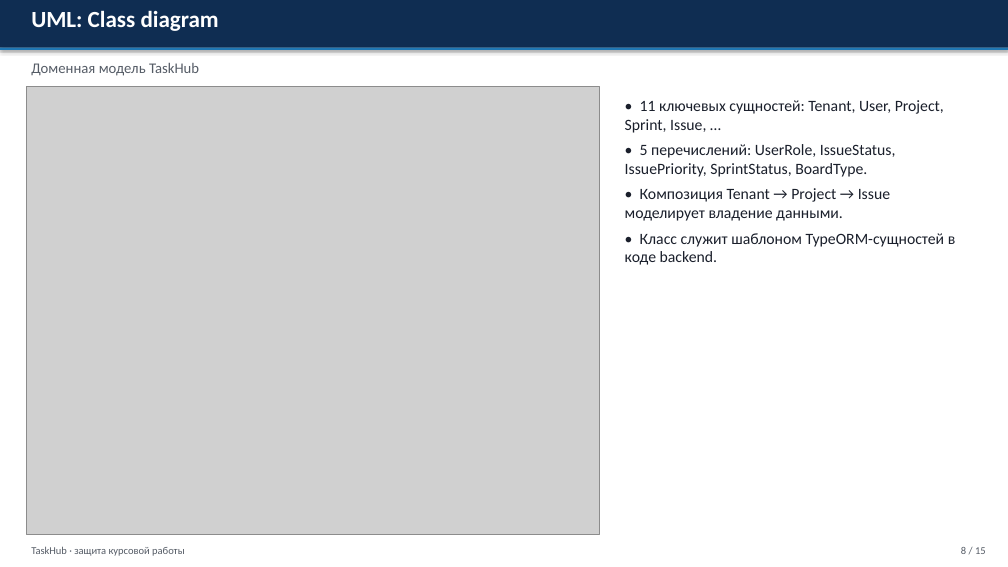
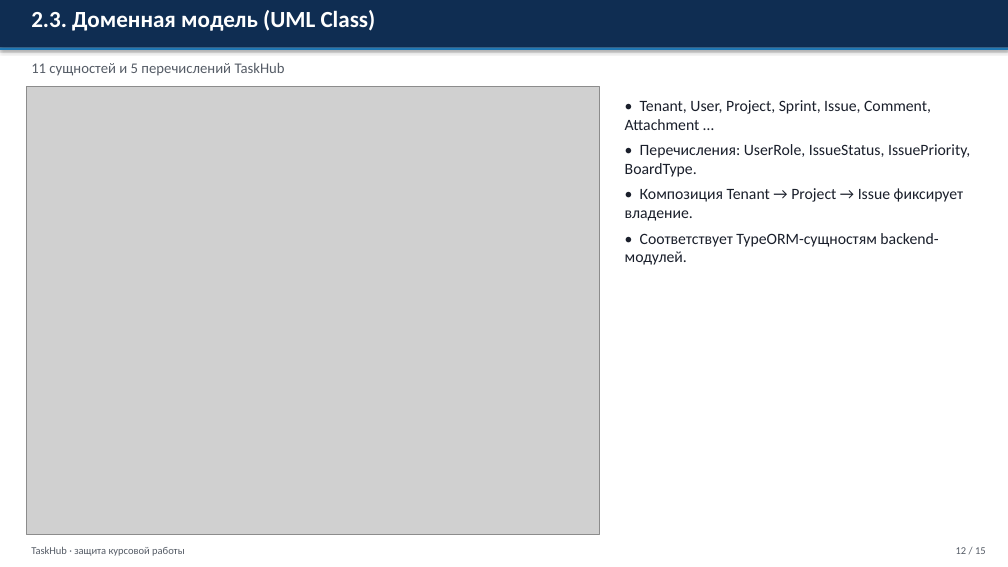
Before and after one commit to adenivi321-bot/jira1, a slide deck: slide 12 of docs/coursework/Презентация_TaskHub.pptx (slide 8 before the commit). Drawn at 1008x567 pixels with LibreOffice and Linux fonts; fonts in the diff are those of the drawing; grey boxes stand for pictures. Boxes give left, top, right and bottom in pixels: in the first picture for what was removed or moved away, otherwise in the second. Text is boxed around its words. In the diff, an @@ line names an element or a change of style, - is before the commit and + after.

```diff
--- a/docs/coursework/Презентация_TaskHub.pptx
+++ b/docs/coursework/Презентация_TaskHub.pptx
@@ text at (31,10,376,31): text changed @@
-UML: Class diagram
+2.3. Доменная модель (UML Class)
@@ text at (31,63,285,76): text changed @@
-Доменная модель TaskHub
+11 сущностей и 5 перечислений TaskHub
@@ text at (625,100,970,265): text changed @@
-• 11 ключевых сущностей: Tenant, User, Project, Sprint, Issue, …
-• 5 перечислений: UserRole, IssueStatus, IssuePriority, SprintStatus, BoardType.
-• Композиция Tenant → Project → Issue моделирует владение данными.
-• Класс служит шаблоном TypeORM-сущностей в коде backend.
+• Tenant, User, Project, Sprint, Issue, Comment, Attachment …
+• Перечисления: UserRole, IssueStatus, IssuePriority, BoardType.
+• Композиция Tenant → Project → Issue фиксирует владение.
+• Соответствует TypeORM-сущностям backend-модулей.
@@ text at (956,547,986,554): text changed @@
-8 / 15
+12 / 15
```
Also in this commit, not shown: 4 other slides changed, 6 slides added, 6 slides removed, 1 other file.
